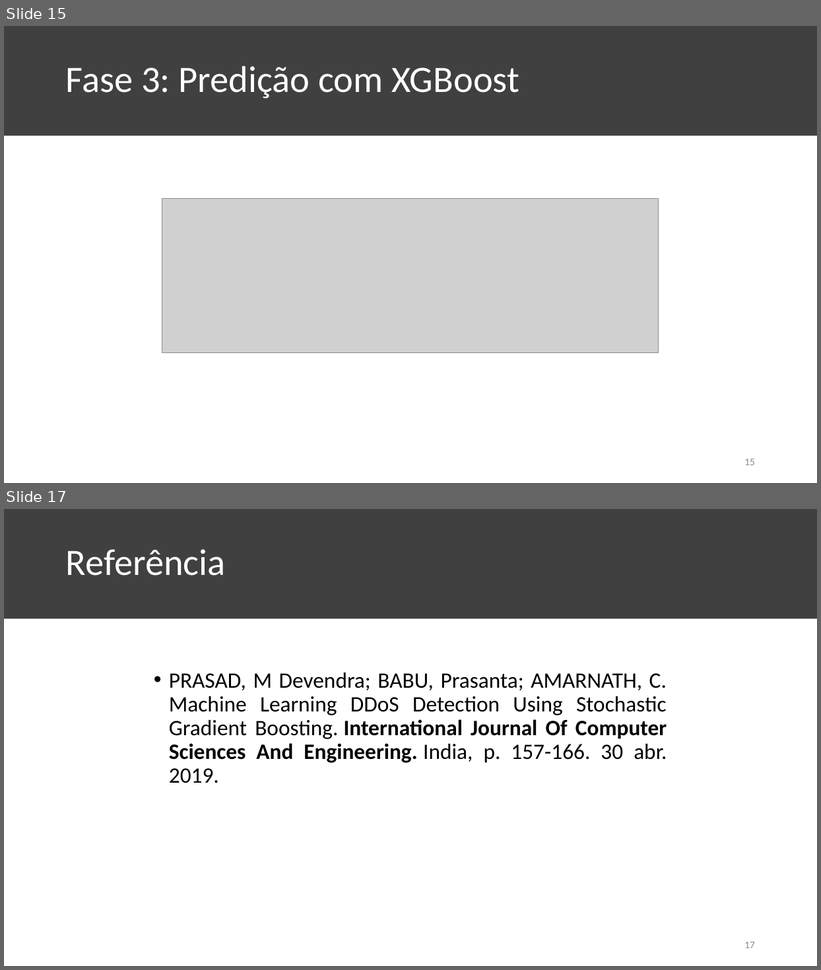
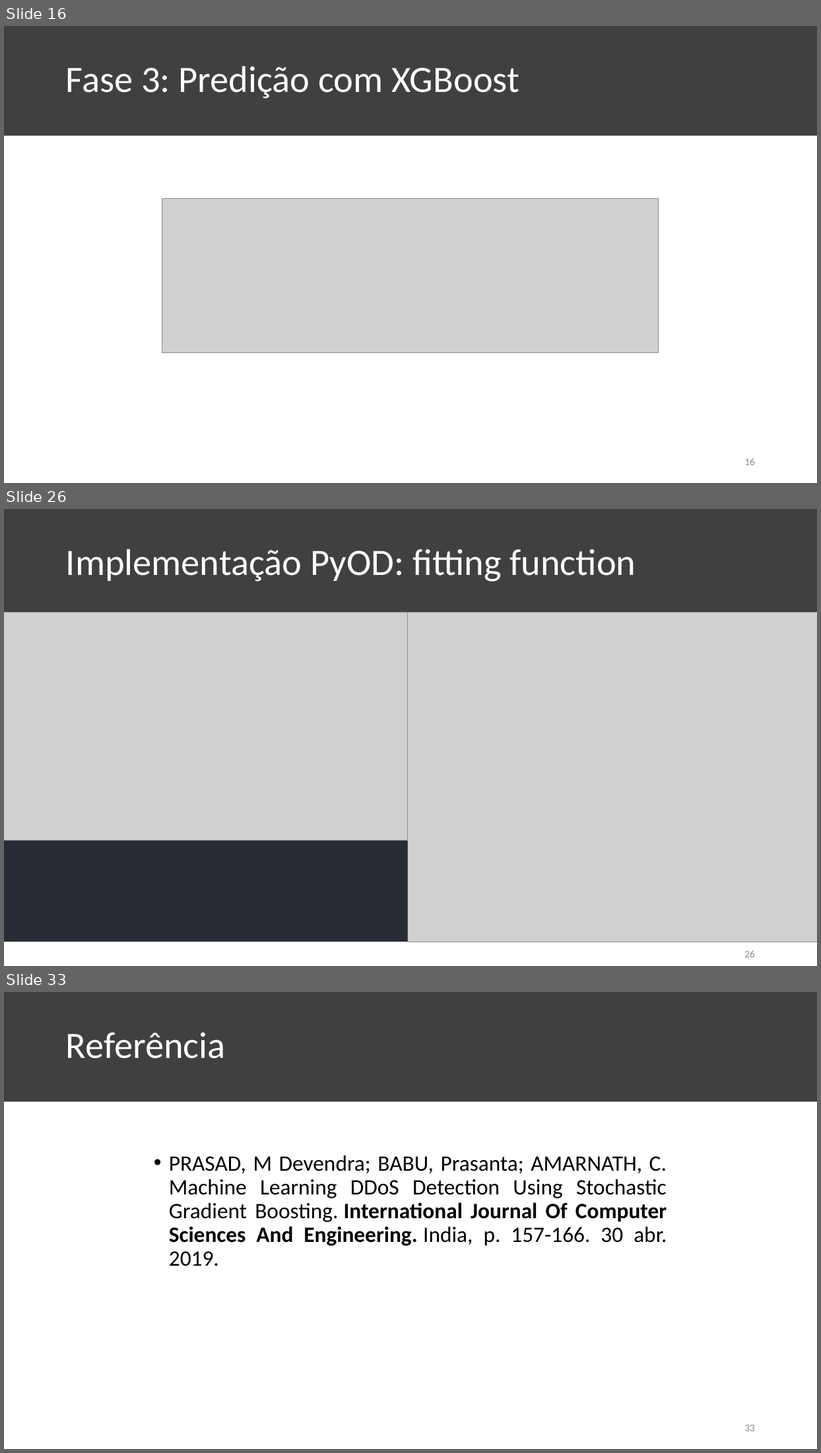
Before and after one commit to KaioAlex/DigitalSecurity, a slide deck: XGBOD-Seminar/XGBOD Seminar.pptx. Shown one above the other, each under a label of ours: slides 15 and 17 before the commit, slides 16, 26 and 33 after it; the slides between them are not shown. The pictures are 821x970 and 821x1453 pixels, drawn with LibreOffice and Linux fonts; fonts in the diff are those of the drawing; grey boxes stand for pictures. Boxes give left, top, right and bottom in pixels: in the first picture for what was removed or moved away, otherwise in the second. Text is boxed around its words. In the diff, an @@ line names an element or a change of style, - is before the commit and + after.

```diff
--- a/XGBOD-Seminar/XGBOD Seminar.pptx
+++ b/XGBOD-Seminar/XGBOD Seminar.pptx
@@ slide 26 added at <box>4,509,817,966</box>, background #FFFFFF; not listed: 1 template element that a slide beside it also shows @@
@@ title added at <box>66,549,636,582</box>, 44 pt, text #FFFFFF @@
+Implementação PyOD: fitting function
@@ picture added at <box>4,613,408,842</box> @@
@@ picture added at <box>408,613,817,942</box> @@
@@ rectangle added at <box>4,841,408,942</box>, fill #282C34 @@
@@ page number added at <box>745,951,755,958</box>, 12 pt, text #8C8C8C @@
+26
@@ what was slide 15 is now slide 16 @@
@@ page number at <box>745,458,755,466</box>: text changed @@
-15
+16
@@ what was slide 17 is now slide 33 @@
@@ page number at <box>745,1425,755,1432</box>: text changed @@
-17
+33
```
Also in this commit, not shown: 2 slides changed, 18 other slides added, 3 slides removed, 1 other file.
